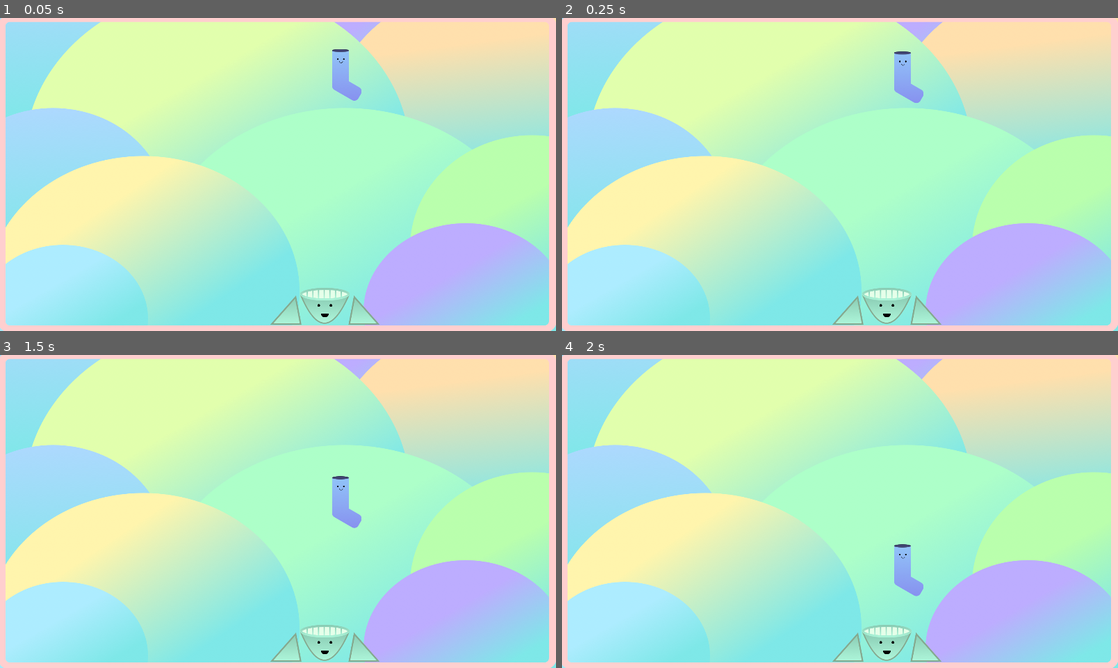
Above: before the commit, frames 1-4 (two rows, left to right).
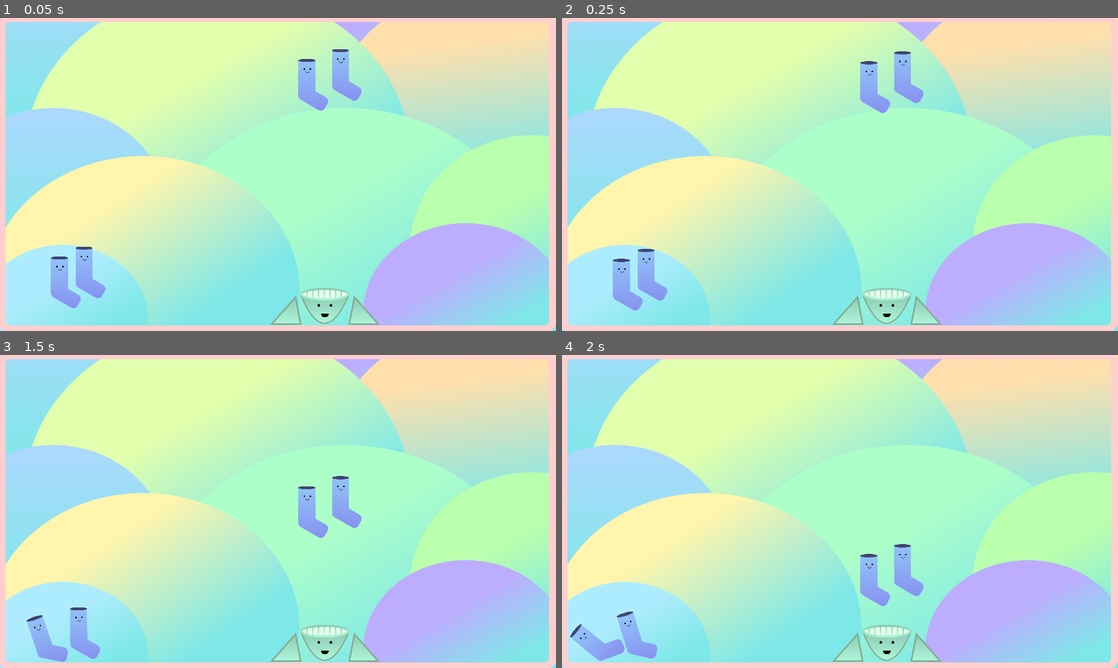
Above: after the commit, the same moments.

Repository: Dexterminator/solemates
Game: Godot game, scene res://Scenes/Main/Main.tscn
Two runs of this game, one before a commit and one after it. Both use one fixed random seed, a clock stepped at 60 frames per second and the inputs below.
Inputs:
- Up to frame 1 (0.05 s): no input
- Up to frame 2 (0.25 s): no input
- Up to frame 3 (1.5 s): no input
- Up to frame 4 (2 s): no input

The runs differ from the first frame. In frame 1, 1.6% of the frame differs, in the area x 9-59%, y 13-93%; in frame 2, 1.6%, in the area x 9-59%, y 13-94%; in frame 3, 1.6%; in frame 4, 1.6%.

Commit message:
Match animation

Diff:
--- a/Entities/Sock/Default.gd
+++ b/Entities/Sock/Default.gd
@@ -1,6 +1,6 @@
 extends "res://Entities/Sock/sock_state.gd"
 
-var wet_hp = 100
+var wet_hp = 1
 
 func enter(_data):
 	owner.sprite.modulate = Color(0.6, 1, 1)
@@ -14,7 +14,6 @@
 	owner.wet_particles.set_emitting(false)
 	owner.drying_particles.set_emitting(true)
 	wet_hp -= 1
-	print(wet_hp)
 	if wet_hp <= 0:
 		emit_signal("transition", "dry", null)
 
--- a/Entities/Sock/Dry.gd
+++ b/Entities/Sock/Dry.gd
@@ -11,3 +11,8 @@
 
 func dry(force):
 	owner.add_force(Vector2.ZERO, force)
+
+func on_body_entered(body):
+	if body.is_in_group("socks") and body.state_machine.current_state_name == "dry":
+		emit_signal("transition", "matching", null)
+		body.state_machine.current_state.emit_signal("transition", "matching", null)
--- /dev/null
+++ b/Entities/Sock/Matching.gd
@@ -0,0 +1,21 @@
+extends "res://Entities/Sock/sock_state.gd"
+var tween
+
+func integrate_forces(state):
+	owner.rotation = 0
+	owner.linear_velocity = Vector2.UP * 100
+
+func _on_tween_completed():
+	owner.queue_free()
+
+func enter(_data):
+	owner.mouth.set_animation("happy")
+	owner.set_collision_layer(0)
+	owner.set_collision_mask(0)
+	tween = Tween.new()
+	add_child(tween)
+	tween.interpolate_property(owner, "modulate",
+	  Color(1, 1, 1, 1), Color(1, 1, 1, 0), 3.0,
+	  Tween.TRANS_LINEAR, Tween.EASE_OUT)
+	tween.start()
+	tween.connect("tween_completed", self, "_on_tween_completed")
--- a/Entities/Sock/Sock.gd
+++ b/Entities/Sock/Sock.gd
@@ -20,6 +20,9 @@
 	eyes.set_visible(true)
 	_start_blink_timer()
 
+func _integrate_forces(state):
+	state_machine.current_state.integrate_forces(state)
+
 func _ready():
 	state_machine.initialize()
 	_start_blink_timer()
@@ -32,3 +35,6 @@
 
 func _on_Timer_timeout():
 	_blink()
+
+func _on_Sock_body_entered(body):
+	state_machine.current_state.on_body_entered(body)
--- a/Entities/Sock/Sock.tscn
+++ b/Entities/Sock/Sock.tscn
@@ -12,6 +12,7 @@
 [ext_resource path="res://Entities/Sock/Dry.gd" type="Script" id=10]
 [ext_resource path="res://Entities/Sock/Common.gd" type="Script" id=11]
 [ext_resource path="res://Assets/star.png" type="Texture" id=12]
+[ext_resource path="res://Entities/Sock/Matching.gd" type="Script" id=13]
 
 [sub_resource type="PhysicsMaterial" id=1]
 bounce = 0.3
@@ -87,6 +88,8 @@
 ]]
 physics_material_override = SubResource( 1 )
 gravity_scale = 2.0
+contacts_reported = 1
+contact_monitor = true
 script = ExtResource( 2 )
 
 [node name="Common" type="Node" parent="."]
@@ -101,6 +104,9 @@
 
 [node name="Dry" type="Node" parent="StateMachine"]
 script = ExtResource( 10 )
+
+[node name="Matching" type="Node" parent="StateMachine"]
+script = ExtResource( 13 )
 
 [node name="Sprite" type="Sprite" parent="."]
 position = Vector2( 10.6904, 5.39041 )
@@ -155,4 +161,5 @@
 randomness = 1.0
 process_material = SubResource( 7 )
 texture = ExtResource( 12 )
+[connection signal="body_entered" from="." to="." method="_on_Sock_body_entered"]
 [connection signal="timeout" from="Timer" to="." method="_on_Timer_timeout"]
--- a/Entities/Sock/StateMachine.gd
+++ b/Entities/Sock/StateMachine.gd
@@ -3,5 +3,6 @@
 func _ready():
 	states_map = {
 		"default": $Default,
-		"dry": $Dry
+		"dry": $Dry,
+		"matching": $Matching
 	}
--- a/Entities/Sock/sock_state.gd
+++ b/Entities/Sock/sock_state.gd
@@ -5,3 +5,9 @@
 
 func stop_drying():
 	pass
+
+func on_body_entered(_body):
+	pass
+
+func integrate_forces(state):
+	pass
--- /dev/null
+++ b/Entities/Walls.tscn
@@ -0,0 +1,36 @@
+[gd_scene load_steps=5 format=2]
+
+[ext_resource path="res://Assets/Rectangle.png" type="Texture" id=1]
+
+[sub_resource type="PhysicsMaterial" id=1]
+bounce = 0.5
+
+[sub_resource type="RectangleShape2D" id=2]
+extents = Vector2( 630.111, 13.3834 )
+
+[sub_resource type="RectangleShape2D" id=3]
+extents = Vector2( 69.6462, 353.13 )
+
+[node name="Walls" type="StaticBody2D"]
+physics_material_override = SubResource( 1 )
+
+[node name="Rectangle" type="Sprite" parent="."]
+position = Vector2( 638.172, 358.201 )
+scale = Vector2( 0.649344, 0.593957 )
+texture = ExtResource( 1 )
+
+[node name="CollisionShape2D2" type="CollisionShape2D" parent="."]
+position = Vector2( 636.62, 720.234 )
+shape = SubResource( 2 )
+
+[node name="CollisionShape2D3" type="CollisionShape2D" parent="."]
+position = Vector2( 629.438, 14.4543 )
+shape = SubResource( 2 )
+
+[node name="CollisionShape2D" type="CollisionShape2D" parent="."]
+position = Vector2( -55.9237, 366.127 )
+shape = SubResource( 3 )
+
+[node name="CollisionShape2D4" type="CollisionShape2D" parent="."]
+position = Vector2( 1338.54, 362.615 )
+shape = SubResource( 3 )
--- a/Scenes/Main/Main.tscn
+++ b/Scenes/Main/Main.tscn
@@ -1,52 +1,30 @@
-[gd_scene load_steps=8 format=2]
+[gd_scene load_steps=5 format=2]
 
-[ext_resource path="res://Assets/Rectangle.png" type="Texture" id=1]
+[ext_resource path="res://Entities/Walls.tscn" type="PackedScene" id=1]
 [ext_resource path="res://Entities/Sock/Sock.tscn" type="PackedScene" id=2]
 [ext_resource path="res://Assets/background.png" type="Texture" id=3]
 [ext_resource path="res://Entities/Fan/Fan.tscn" type="PackedScene" id=4]
 
-[sub_resource type="PhysicsMaterial" id=3]
-bounce = 0.5
-
-[sub_resource type="RectangleShape2D" id=1]
-extents = Vector2( 630.111, 13.3834 )
-
-[sub_resource type="RectangleShape2D" id=2]
-extents = Vector2( 69.6462, 353.13 )
-
-[node name="Node2D" type="Node2D"]
+[node name="Main" type="Node2D"]
 
 [node name="background" type="Sprite" parent="."]
 position = Vector2( 682.589, 333.191 )
 scale = Vector2( 0.665654, 0.665653 )
 texture = ExtResource( 3 )
 
-[node name="StaticBody2D" type="StaticBody2D" parent="."]
-physics_material_override = SubResource( 3 )
+[node name="Walls" parent="." instance=ExtResource( 1 )]
 
-[node name="Rectangle" type="Sprite" parent="StaticBody2D"]
-position = Vector2( 638.172, 358.201 )
-scale = Vector2( 0.649344, 0.593957 )
-texture = ExtResource( 1 )
+[node name="Sock" parent="." instance=ExtResource( 2 )]
+position = Vector2( 787.85, 125.515 )
 
-[node name="CollisionShape2D2" type="CollisionShape2D" parent="StaticBody2D"]
-position = Vector2( 636.62, 720.234 )
-shape = SubResource( 1 )
+[node name="Sock2" parent="." instance=ExtResource( 2 )]
+position = Vector2( 710.668, 148.343 )
 
-[node name="CollisionShape2D3" type="CollisionShape2D" parent="StaticBody2D"]
-position = Vector2( 629.438, 14.4543 )
-shape = SubResource( 1 )
+[node name="Sock3" parent="." instance=ExtResource( 2 )]
+position = Vector2( 141.046, 602.737 )
 
-[node name="CollisionShape2D" type="CollisionShape2D" parent="StaticBody2D"]
-position = Vector2( -55.9237, 366.127 )
-shape = SubResource( 2 )
-
-[node name="CollisionShape2D4" type="CollisionShape2D" parent="StaticBody2D"]
-position = Vector2( 1338.54, 362.615 )
-shape = SubResource( 2 )
-
-[node name="RigidBody2D3" parent="." instance=ExtResource( 2 )]
-position = Vector2( 787.85, 125.515 )
+[node name="Sock4" parent="." instance=ExtResource( 2 )]
+position = Vector2( 197.573, 579.909 )
 
 [node name="Sprite" parent="." instance=ExtResource( 4 )]
 position = Vector2( 748.174, 672.199 )
--- a/StateMachine/state.gd
+++ b/StateMachine/state.gd
@@ -23,3 +23,6 @@
 
 func on_viewport_entered(_viewport):
 	pass
+
+func on_body_entered(_body):
+	pass
Not shown: 1 places in Entities/Sock/Sock.tscn that only renumber resources
